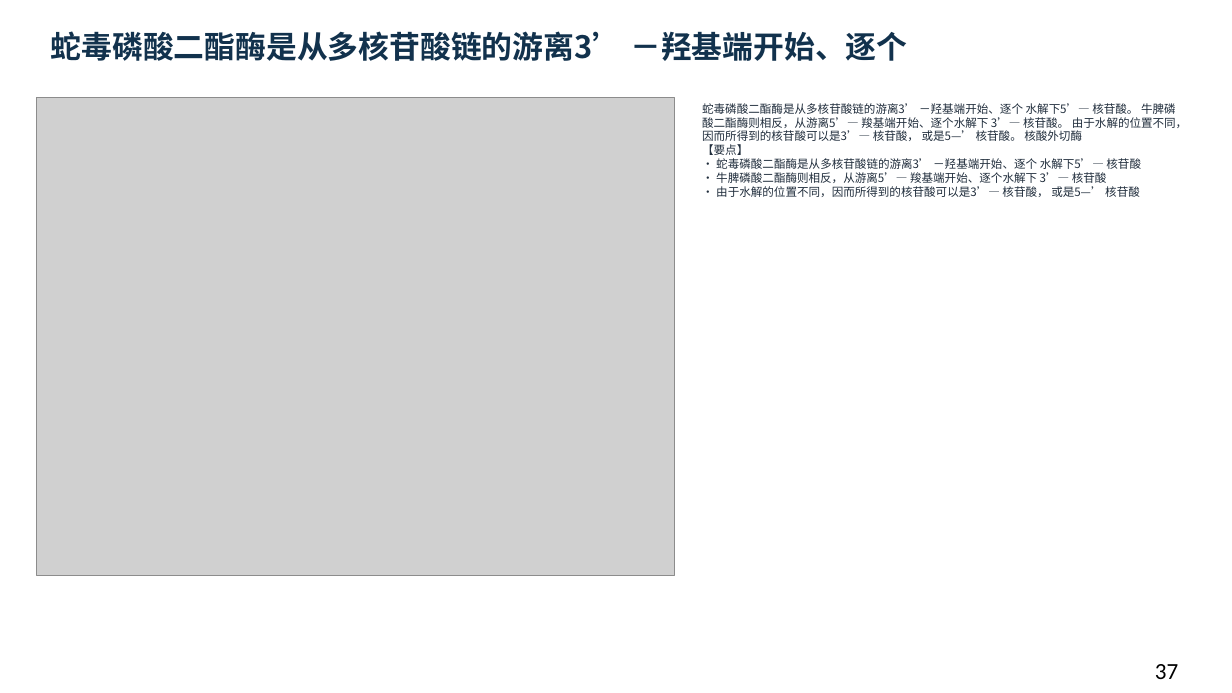
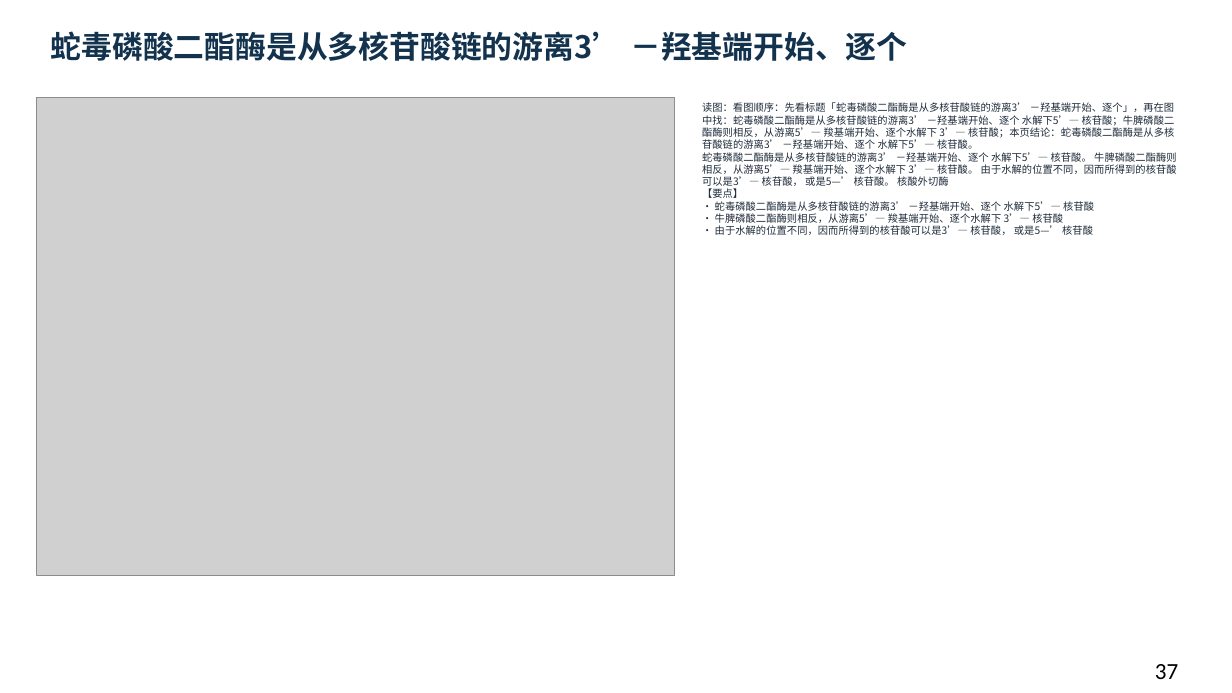
Before and after one commit to newkan-li/Biochemistry, a slide deck: slide 37 of downloads/bc11-ai-style.pptx. Drawn at 1232x693 pixels with LibreOffice and Linux fonts; fonts in the diff are those of the drawing; grey boxes stand for pictures. Boxes give left, top, right and bottom in pixels: in the first picture for what was removed or moved away, otherwise in the second. Text is boxed around its words. In the diff, an @@ line names an element or a change of style, - is before the commit and + after.

```diff
--- a/downloads/bc11-ai-style.pptx
+++ b/downloads/bc11-ai-style.pptx
@@ text at (x1=702, y1=102, x2=1177, y2=235): text changed; size 9 to 8 pt @@
-蛇毒磷酸二酯酶是从多核苷酸链的游离3’ －羟基端开始、逐个 水解下5’— 核苷酸。 牛脾磷酸二酯酶则相反，从游离5’— 羧基端开始、逐个水解下 3’— 核苷酸。 由于水解的位置不同，因而所得到的核苷酸可以是3’— 核苷酸， 或是5—’ 核苷酸。 核酸外切酶
-【要点】
-• 蛇毒磷酸二酯酶是从多核苷酸链的游离3’ －羟基端开始、逐个 水解下5’— 核苷酸
-• 牛脾磷酸二酯酶则相反，从游离5’— 羧基端开始、逐个水解下 3’— 核苷酸
-• 由于水解的位置不同，因而所得到的核苷酸可以是3’— 核苷酸， 或是5—’ 核苷酸
+读图：看图顺序：先看标题「蛇毒磷酸二酯酶是从多核苷酸链的游离3’ －羟基端开始、逐个」，再在图中找：蛇毒磷酸二酯酶是从多核苷酸链的游离3’ －羟基端开始、逐个 水解下5’— 核苷酸；牛脾磷酸二酯酶则相反，从游离5’— 羧基端开始、逐个水解下 3’— 核苷酸；本页结论：蛇毒磷酸二酯酶是从多核苷酸链的游离3’ －羟基端开始、逐个 水解下5’— 核苷酸。
+蛇毒磷酸二酯酶是从多核苷酸链的游离3’ －羟基端开始、逐个 水解下5’— 核苷酸。 牛脾磷酸二酯酶则相反，从游离5’— 羧基端开始、逐个水解下 3’— 核苷酸。 由于水解的位置不同，因而所得到的核苷酸可以是3’— 核苷酸， 或是5—’ 核苷酸。 核酸外切酶
+【要点】
+• 蛇毒磷酸二酯酶是从多核苷酸链的游离3’ －羟基端开始、逐个 水解下5’— 核苷酸
+• 牛脾磷酸二酯酶则相反，从游离5’— 羧基端开始、逐个水解下 3’— 核苷酸
+• 由于水解的位置不同，因而所得到的核苷酸可以是3’— 核苷酸， 或是5—’ 核苷酸
```
Also in this commit, not shown: 135 other slides changed, 6 other files.
